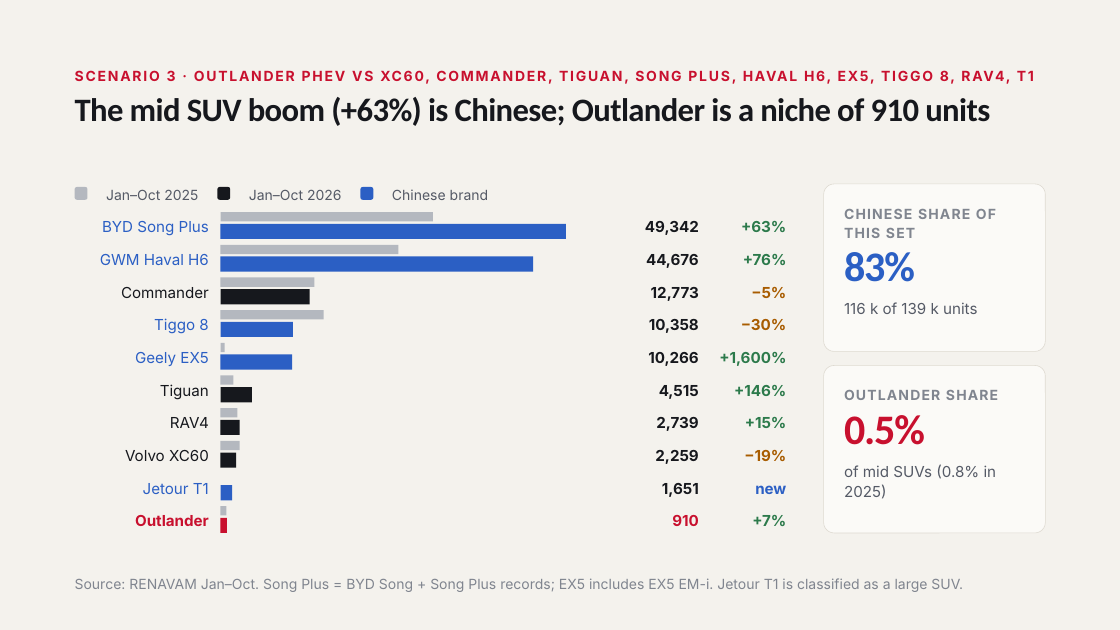
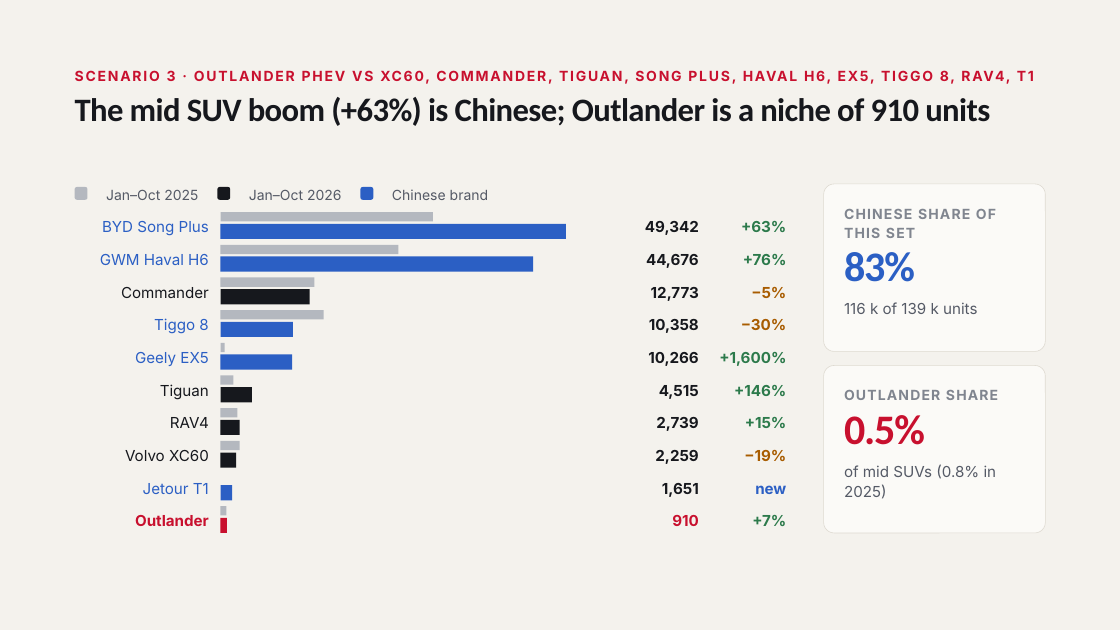
Before and after one commit to FLeone2/mercado-atlas, a slide deck: slide 27 of Mitsubishi_Brazil_Market_Network_Nov2026.pptx (slide 24 before the commit). Drawn at 1120x630 pixels with LibreOffice and Linux fonts; fonts in the diff are those of the drawing. Boxes give left, top, right and bottom in pixels: in the first picture for what was removed or moved away, otherwise in the second. Text is boxed around its words. In the diff, an @@ line names an element or a change of style, - is before the commit and + after.

```diff
--- a/Mitsubishi_Brazil_Market_Network_Nov2026.pptx
+++ b/Mitsubishi_Brazil_Market_Network_Nov2026.pptx
@@ text removed at bbox=[75, 578, 963, 592] @@
-Source: RENAVAM Jan–Oct. Song Plus = BYD Song + Song Plus records; EX5 includes EX5 EM-i. Jetour T1 is classified as a large SUV.
```
Also in this commit, not shown: 37 other slides changed, 3 slides added.
